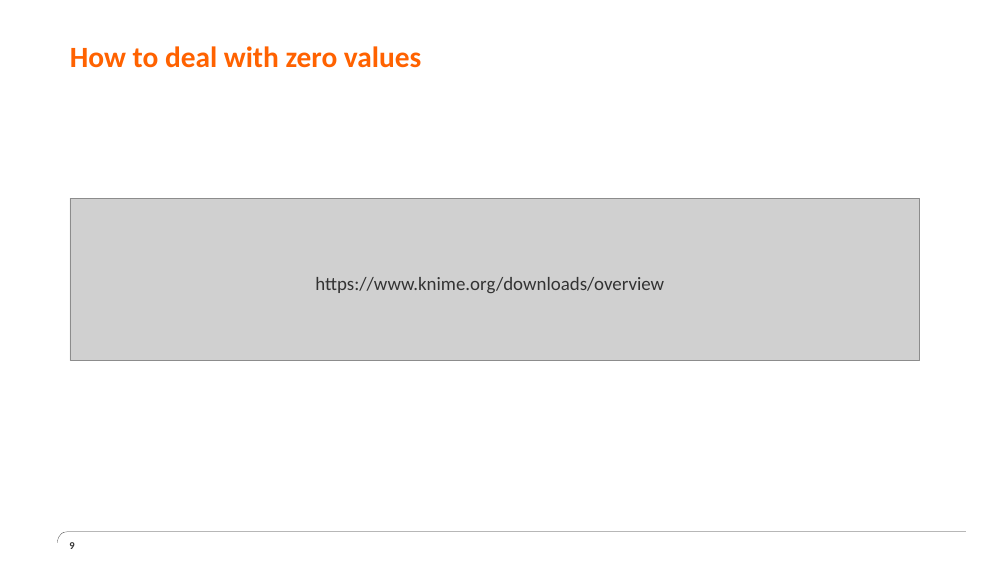
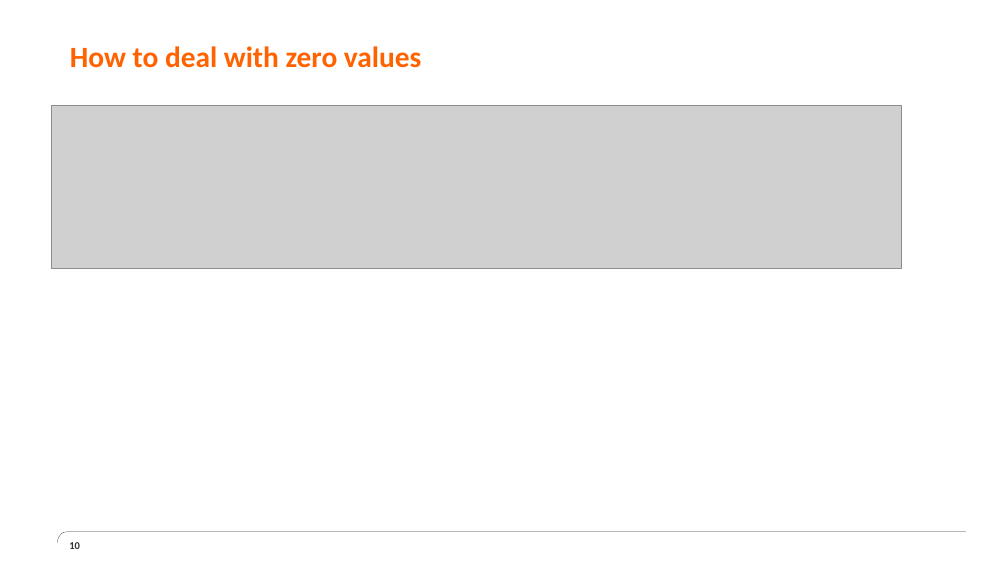
Before and after one commit to erik121212/naivebayes, a slide deck: slide 10 of spark-core/naive-bayes/src/main/resources/NaiveBayes.pptx (slide 9 before the commit). Drawn at 1008x567 pixels with LibreOffice and Linux fonts; fonts in the diff are those of the drawing; grey boxes stand for pictures; background and template pictures are left out. Boxes give left, top, right and bottom in pixels: in the first picture for what was removed or moved away, otherwise in the second. Text is boxed around its words. In the diff, an @@ line names an element or a change of style, - is before the commit and + after.

```diff
--- a/spark-core/naive-bayes/src/main/resources/NaiveBayes.pptx
+++ b/spark-core/naive-bayes/src/main/resources/NaiveBayes.pptx
@@ picture: place and size @@
-picture at (70,198,920,361)
+picture at (51,106,901,268)
@@ text removed at (315,277,664,293) @@
-https://www.knime.org/downloads/overview
@@ page number at (69,542,80,549): text changed @@
-9
+10
```
Also in this commit, not shown: 5 other slides changed, 1 slide added, 1 slide removed.
